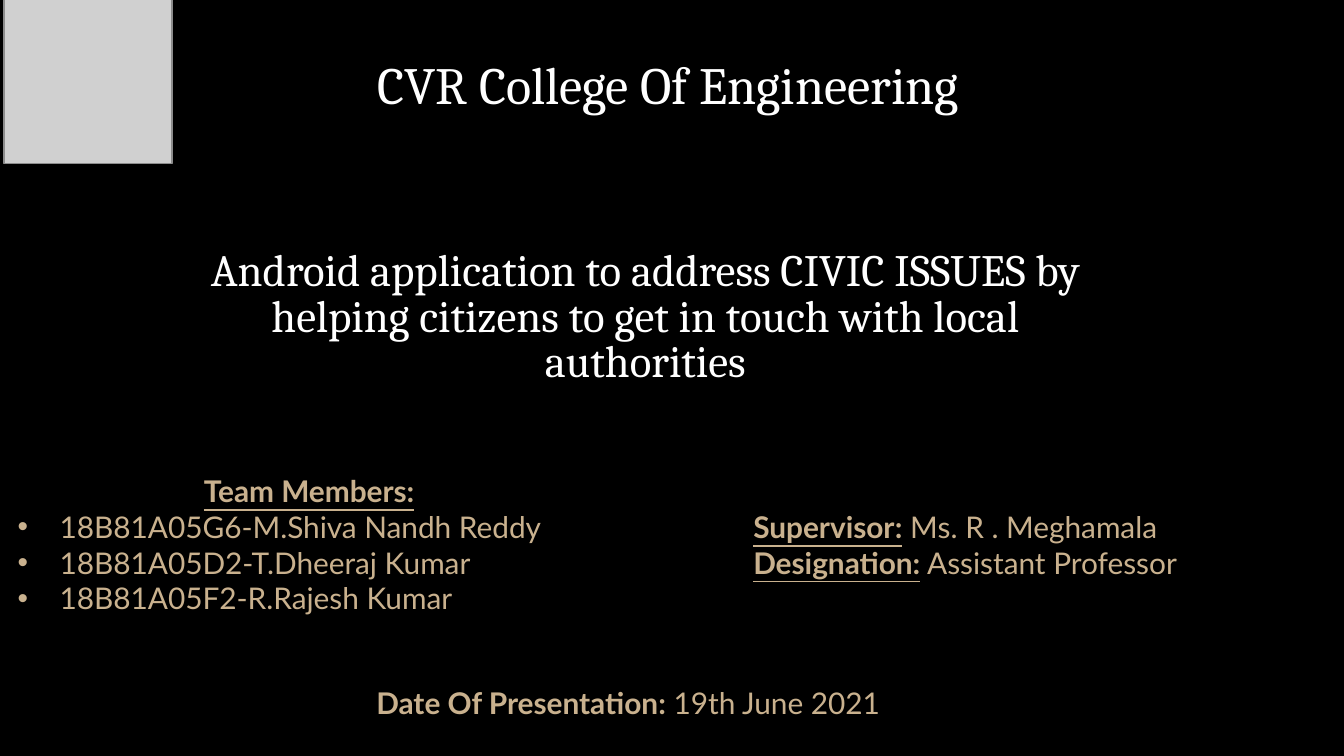
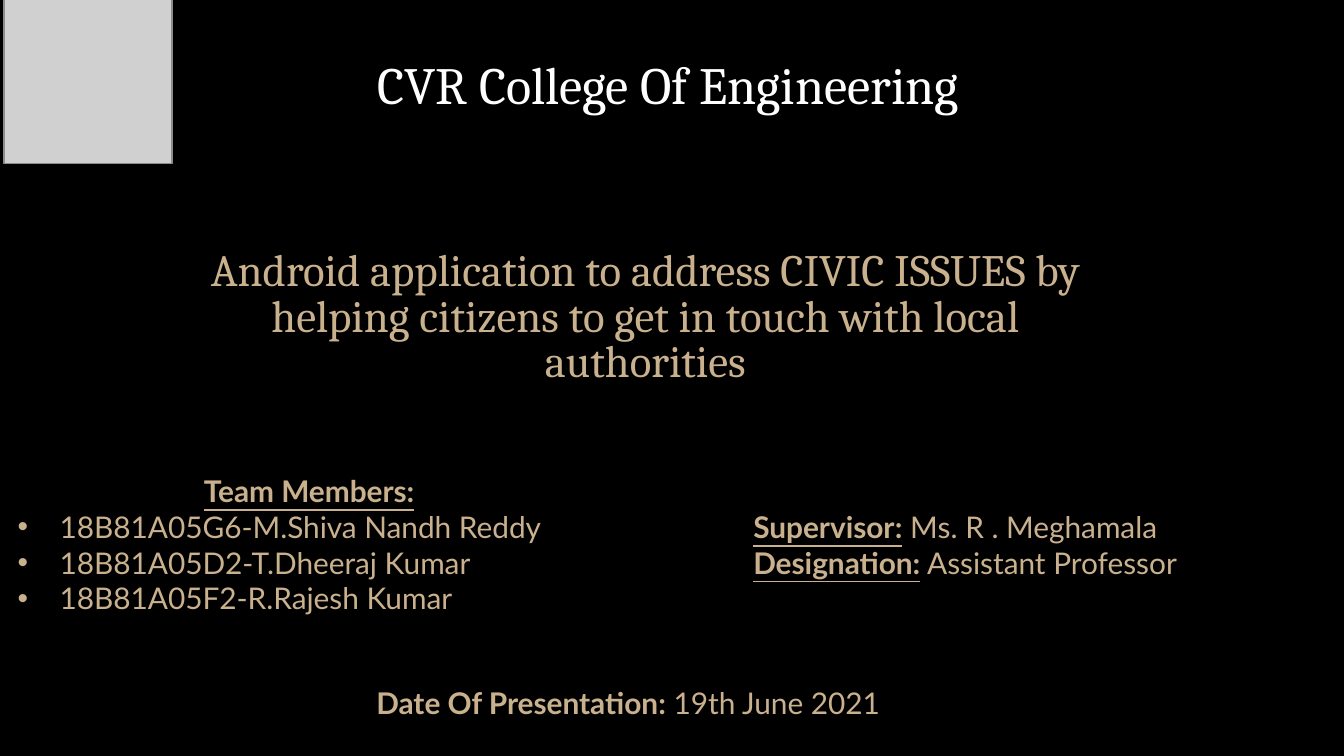
Before and after one commit to rajesh1480/Mini---Project, a slide deck: slide 1 of Plainte.pptx. Drawn at 1344x756 pixels with LibreOffice and Linux fonts; fonts in the diff are those of the drawing; grey boxes stand for pictures; background and template pictures are left out. Boxes give left, top, right and bottom in pixels: in the first picture for what was removed or moved away, otherwise in the second. Text is boxed around its words. In the diff, an @@ line names an element or a change of style, - is before the commit and + after.

```diff
--- a/Plainte.pptx
+++ b/Plainte.pptx
@@ title "Android application to address CIVIC ..." at [211, 255, 1079, 378]: text colour #FFFFFF to #C9B18E @@
```
Also in this commit, not shown: 3 other slides changed.
